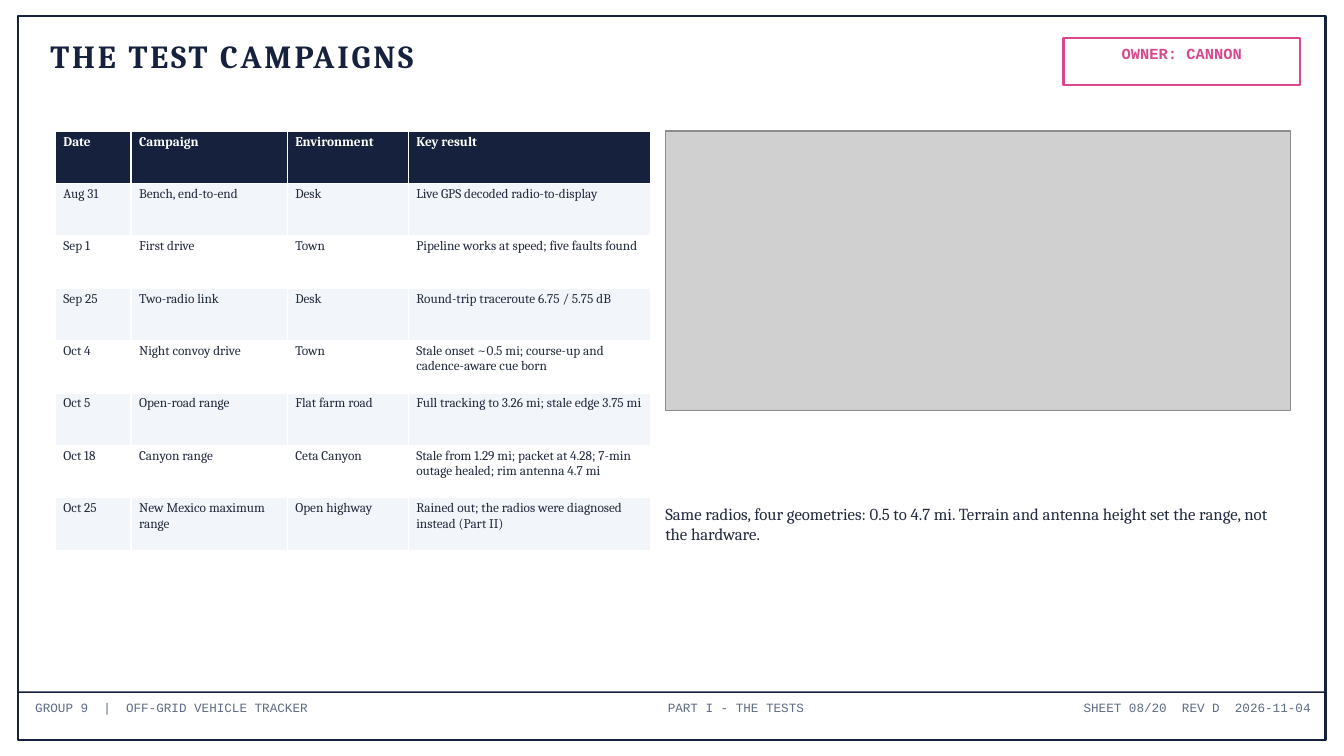
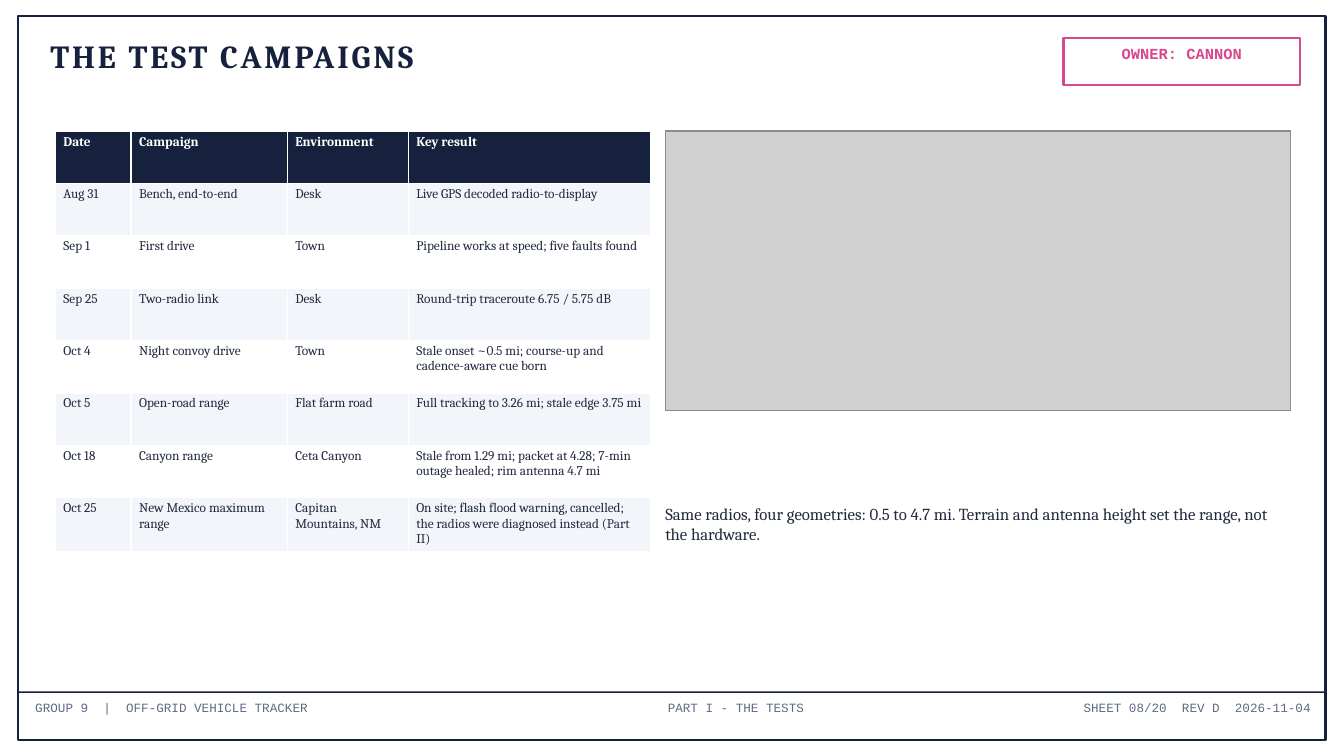
Before and after one commit to deosgracius/offgrid-vehicle-tracker, a slide deck: slide 8 of docs/presentations/Group9_Presentation.pptx. Drawn at 1344x756 pixels with LibreOffice and Linux fonts; fonts in the diff are those of the drawing; grey boxes stand for pictures. Boxes give left, top, right and bottom in pixels: in the first picture for what was removed or moved away, otherwise in the second. Text is boxed around its words. In the diff, an @@ line names an element or a change of style, - is before the commit and + after.

```diff
--- a/docs/presentations/Group9_Presentation.pptx
+++ b/docs/presentations/Group9_Presentation.pptx
@@ table at [55,131,650,551] @@
-row 8, column 3: Open highway
+row 8, column 3: Capitan Mountains, NM
-row 8, column 4: Rained out; the radios were diagnosed instead (Part II)
+row 8, column 4: On site; flash flood warning, cancelled; the radios were diagnosed instead (Part II)
```
Also in this commit, not shown: 1 other slide changed, 19 other files.
